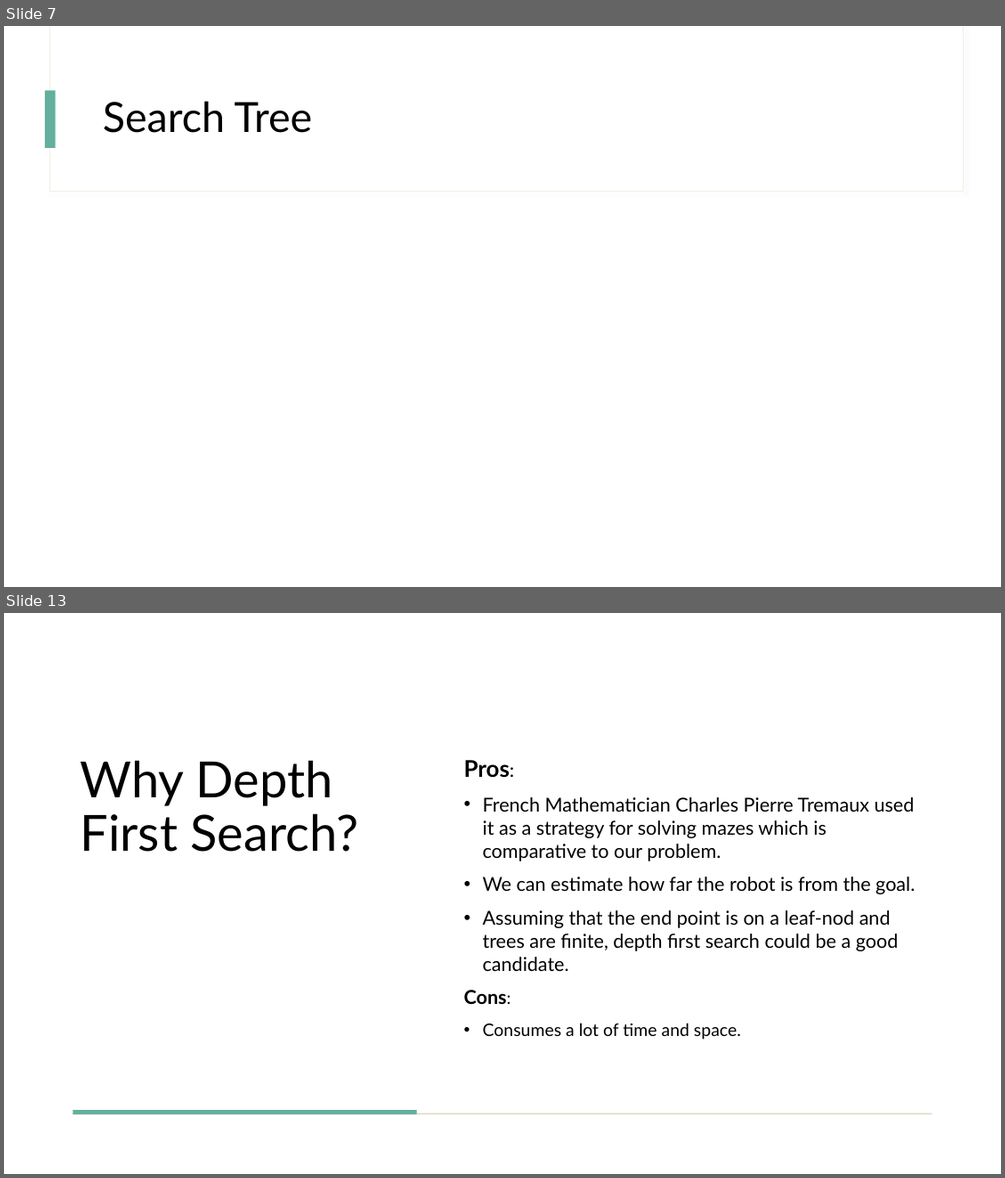
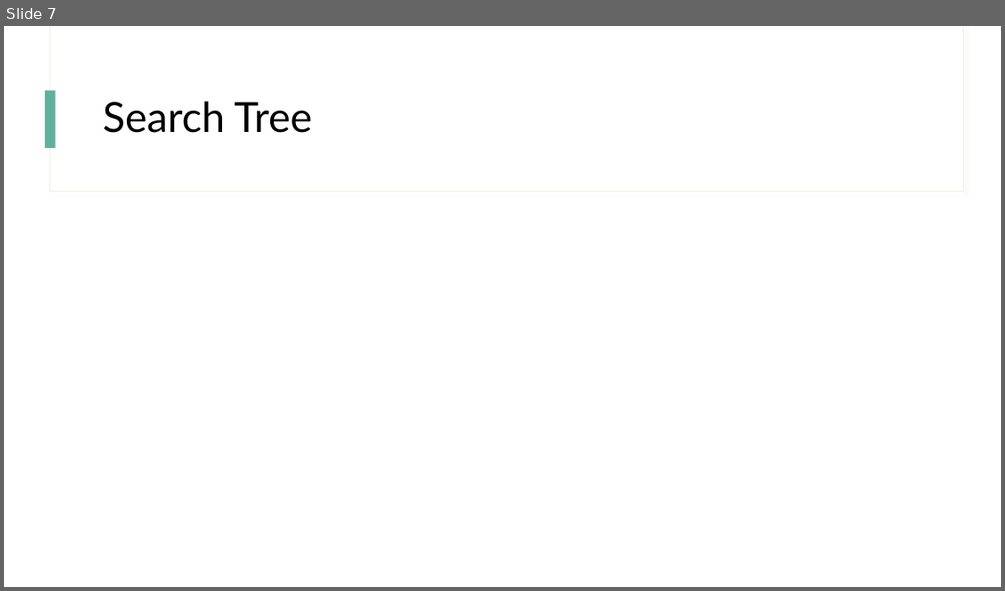
Before and after one commit to lauxpaux/Maze-Robotic-Path, a slide deck: AIAssignment2.pptx. Shown one above the other, each under a label of ours: slides 7 and 13 before the commit, slide 7 after it; the slides between them are not shown. The pictures are 1005x1178 and 1005x591 pixels, drawn with LibreOffice and Linux fonts; fonts in the diff are those of the drawing. Boxes give left, top, right and bottom in pixels: in the first picture for what was removed or moved away, otherwise in the second. Text is boxed around its words. In the diff, an @@ line names an element or a change of style, - is before the commit and + after.

Commit message:
2nd commit
draft
missing breadth-first code, map trees, map search

```diff
--- a/AIAssignment2.pptx
+++ b/AIAssignment2.pptx
@@ slide 13 removed at [4,613,1001,1174], background #FFFFFF; not listed: 2 template elements that a slide beside it also shows @@
@@ rectangle removed at [4,613,1001,1174] @@
@@ title removed at [81,760,358,852] @@
-Why Depth First Search?
@@ text removed at [464,760,914,1039] @@
-Pros:
-• French Mathematician Charles Pierre Tremaux used it as a strategy for solving mazes which is comparative to our problem.
-• We can estimate how far the robot is from the goal.
-• Assuming that the end point is on a leaf-nod and trees are finite, depth first search could be a good candidate.
-Cons:
-• Consumes a lot of time and space.
@@ rectangle removed at [73,1112,932,1114] @@
@@ rectangle removed at [73,1110,417,1114] @@
```
Also in this commit, not shown: 1 slide changed, 11 slides added, 6 other slides removed.
